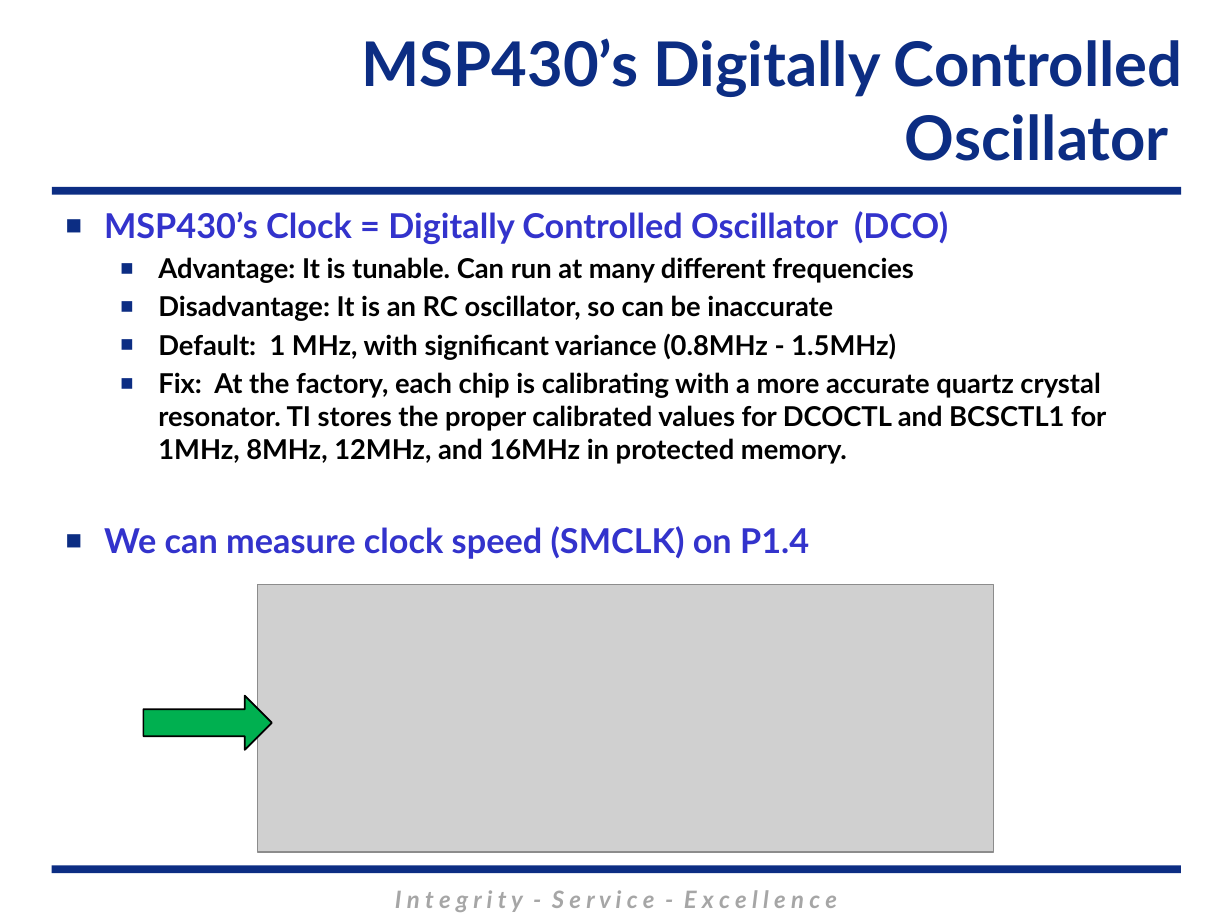
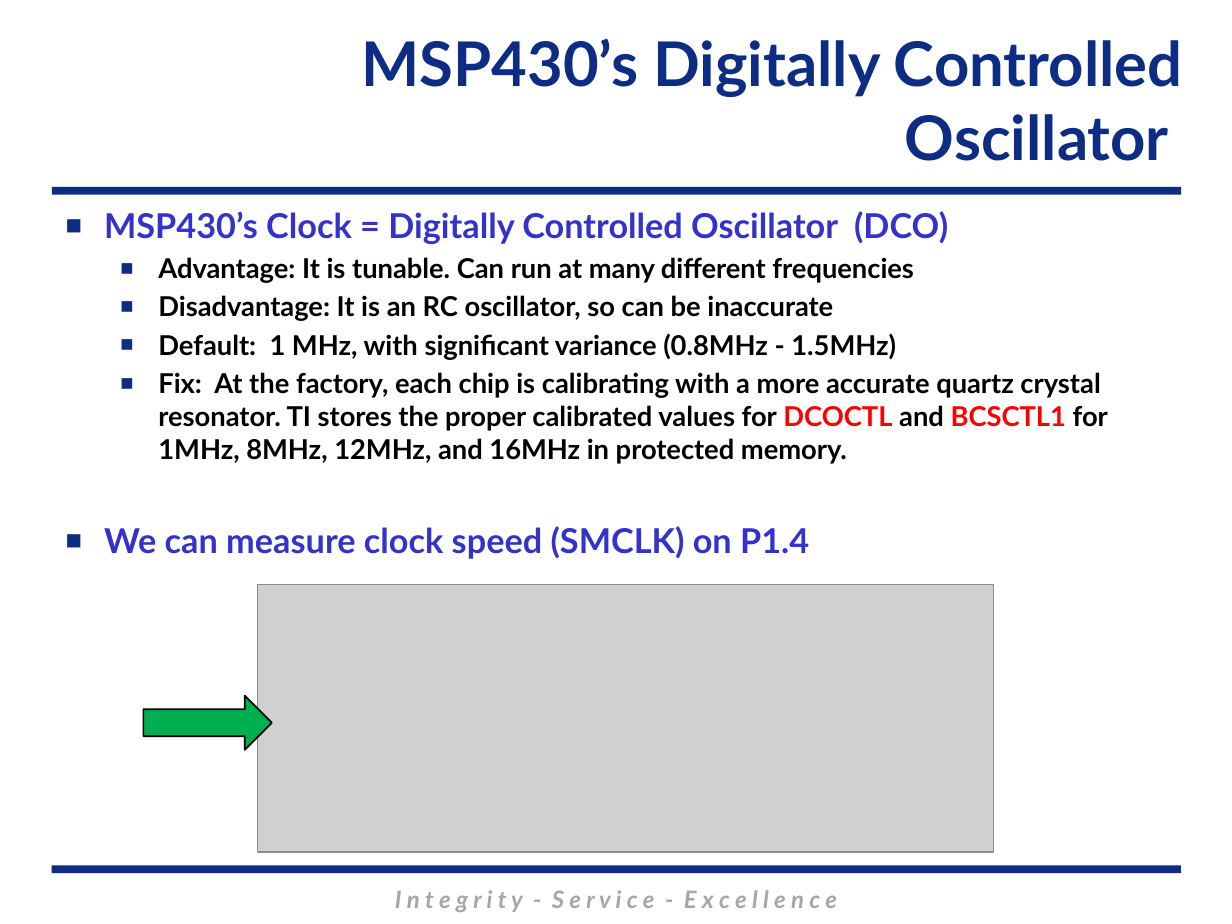
Before and after one commit to MarsUniversity/ECE382, a slide deck: slide 15 of source/lessons/lsn14-15/Lsn14-15.pptx. Drawn at 1232x924 pixels with LibreOffice and Linux fonts; fonts in the diff are those of the drawing; grey boxes stand for pictures; background and template pictures are left out. Boxes give left, top, right and bottom in pixels: in the first picture for what was removed or moved away, otherwise in the second. Text is boxed around its words. In the diff, an @@ line names an element or a change of style, - is before the commit and + after.

```diff
--- a/source/lessons/lsn14-15/Lsn14-15.pptx
+++ b/source/lessons/lsn14-15/Lsn14-15.pptx
@@ text at <box>158,372,1108,464</box>: text colour #000000 to #FF0000 in "DCOCTL BCSCTL1" @@
```
Also in this commit, not shown: 6 other slides changed, 1 slide added, 1 slide removed, 7 other files.
